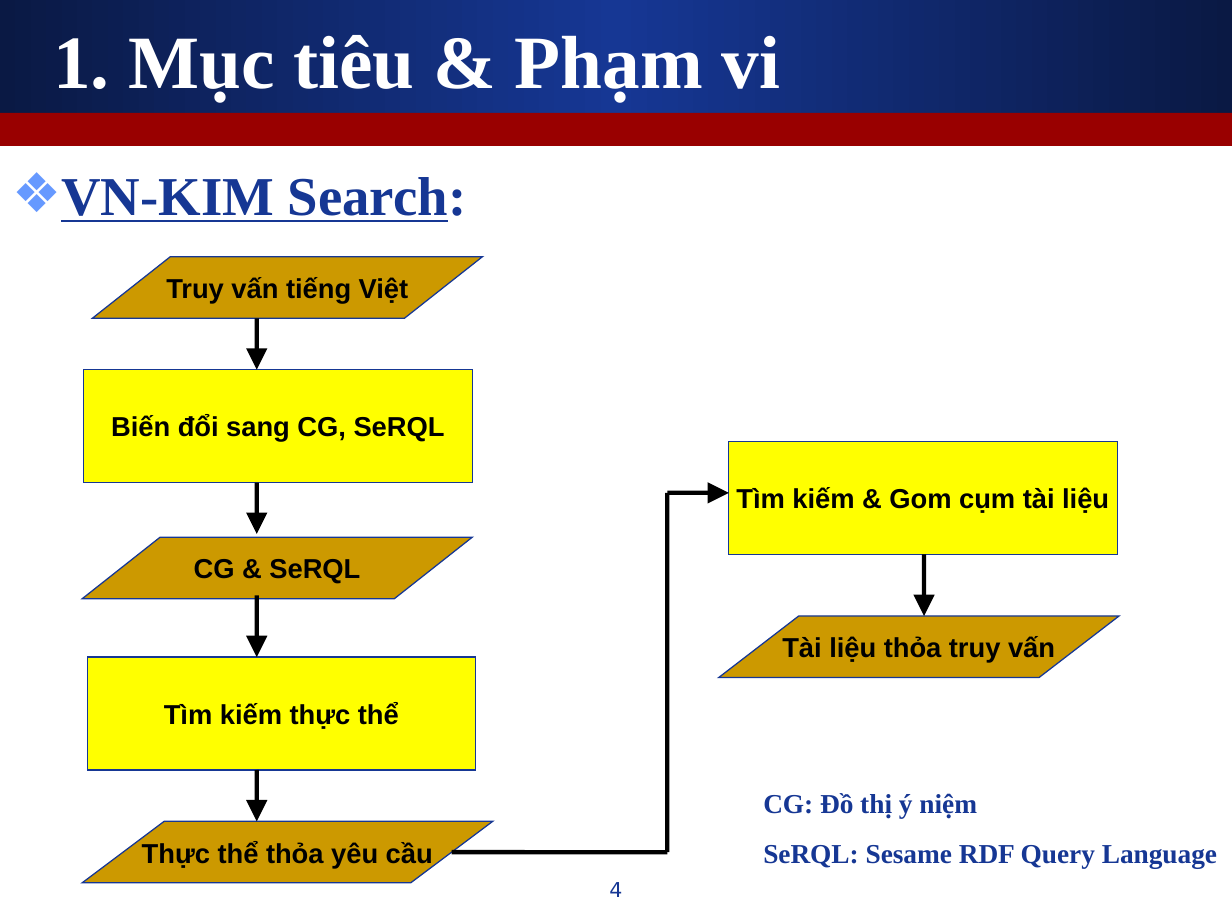
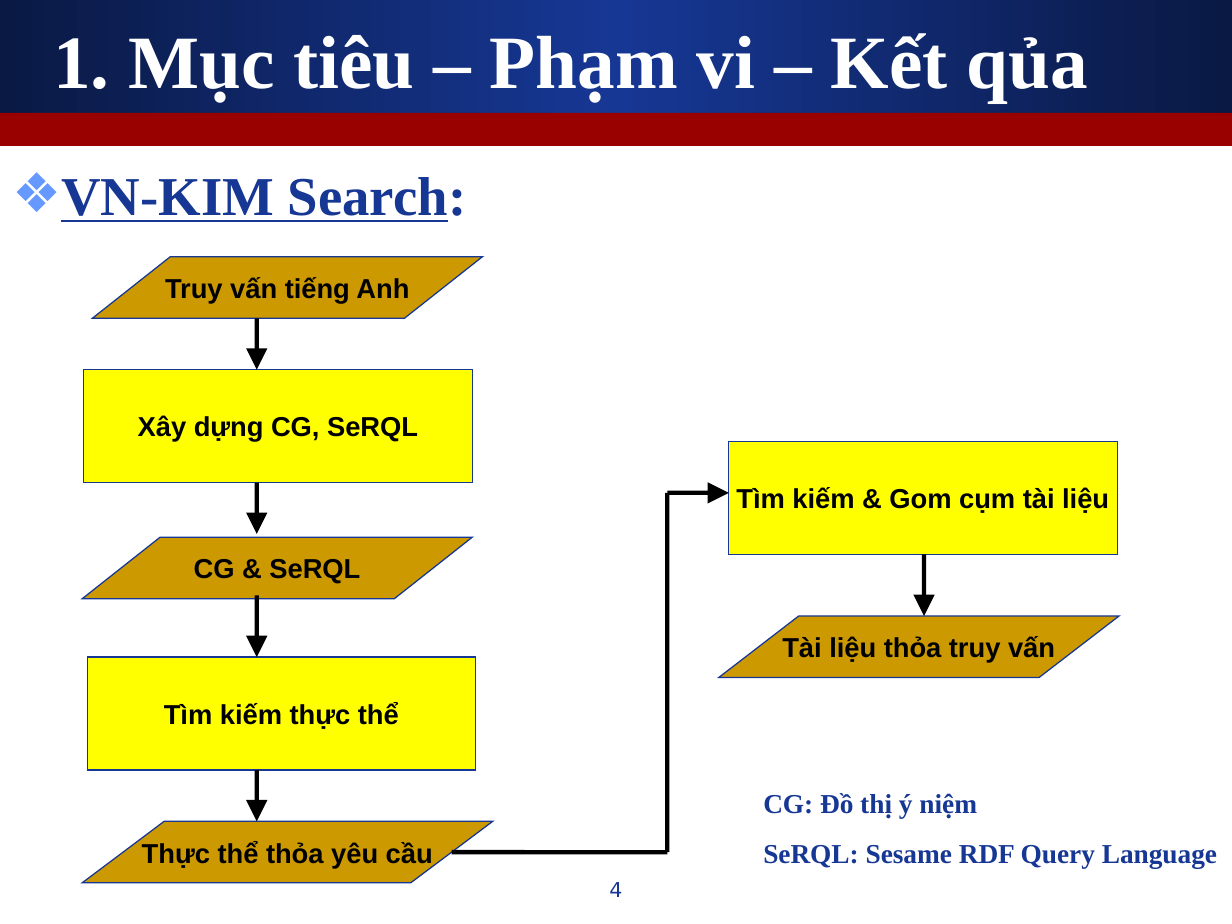
Before and after one commit to leaderwing/kt-kimres, a slide deck: slide 4 of note/[K][Thesis] Presentation.ppt. Drawn at 1232x924 pixels with LibreOffice and Linux fonts; fonts in the diff are those of the drawing. Boxes give left, top, right and bottom in pixels: in the first picture for what was removed or moved away, otherwise in the second. Text is boxed around its words. In the diff, an @@ line names an element or a change of style, - is before the commit and + after.

```diff
--- a/note/[K][Thesis] Presentation.ppt
+++ b/note/[K][Thesis] Presentation.ppt
@@ title at [53, 33, 1087, 103]: text changed @@
-1. Mục tiêu & Phạm vi
+1. Mục tiêu – Phạm vi – Kết qủa
@@ text in flow chart input output at [165, 277, 409, 304]: text changed @@
-Truy vấn tiếng Việt
+Truy vấn tiếng Anh
@@ text in rectangle at [138, 415, 418, 442]: text changed @@
-Biến đổi sang CG, SeRQL
+Xây dựng CG, SeRQL
```
Also in this commit, not shown: 13 other slides changed, 2 slides added, 2 slides removed.
